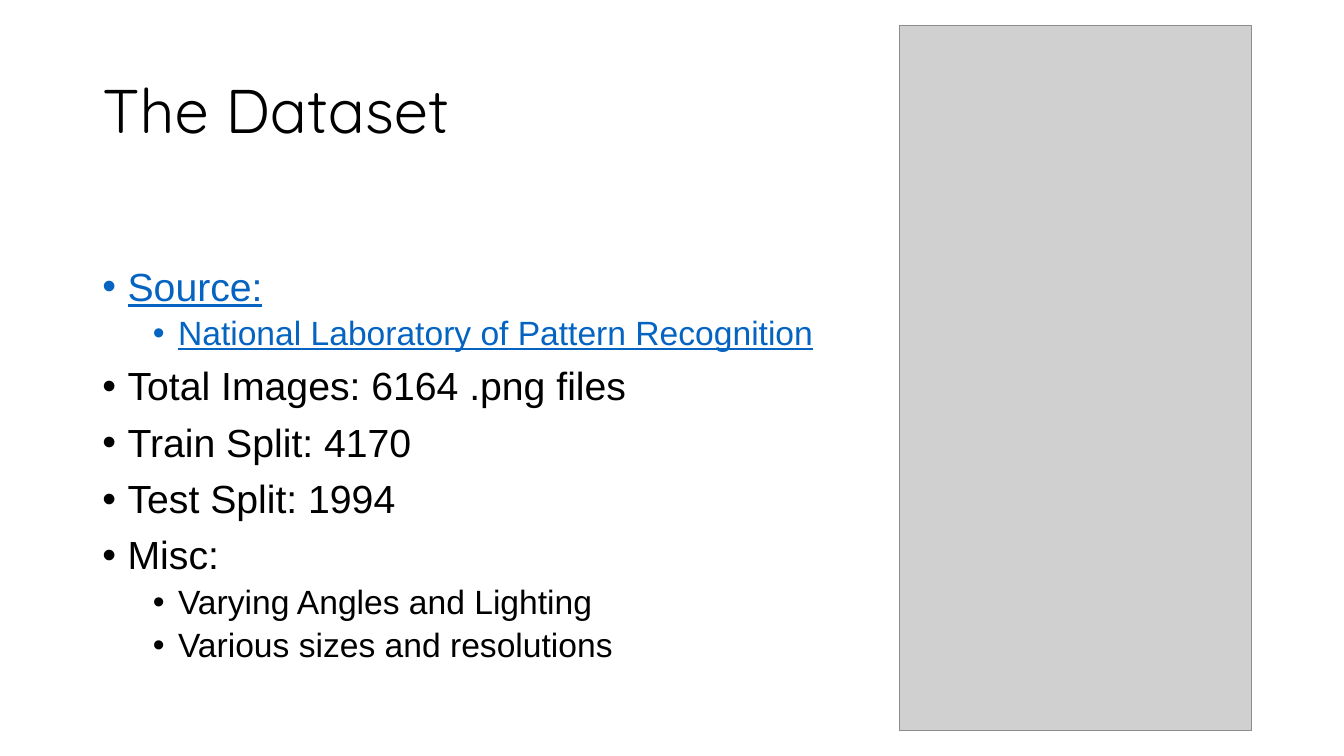
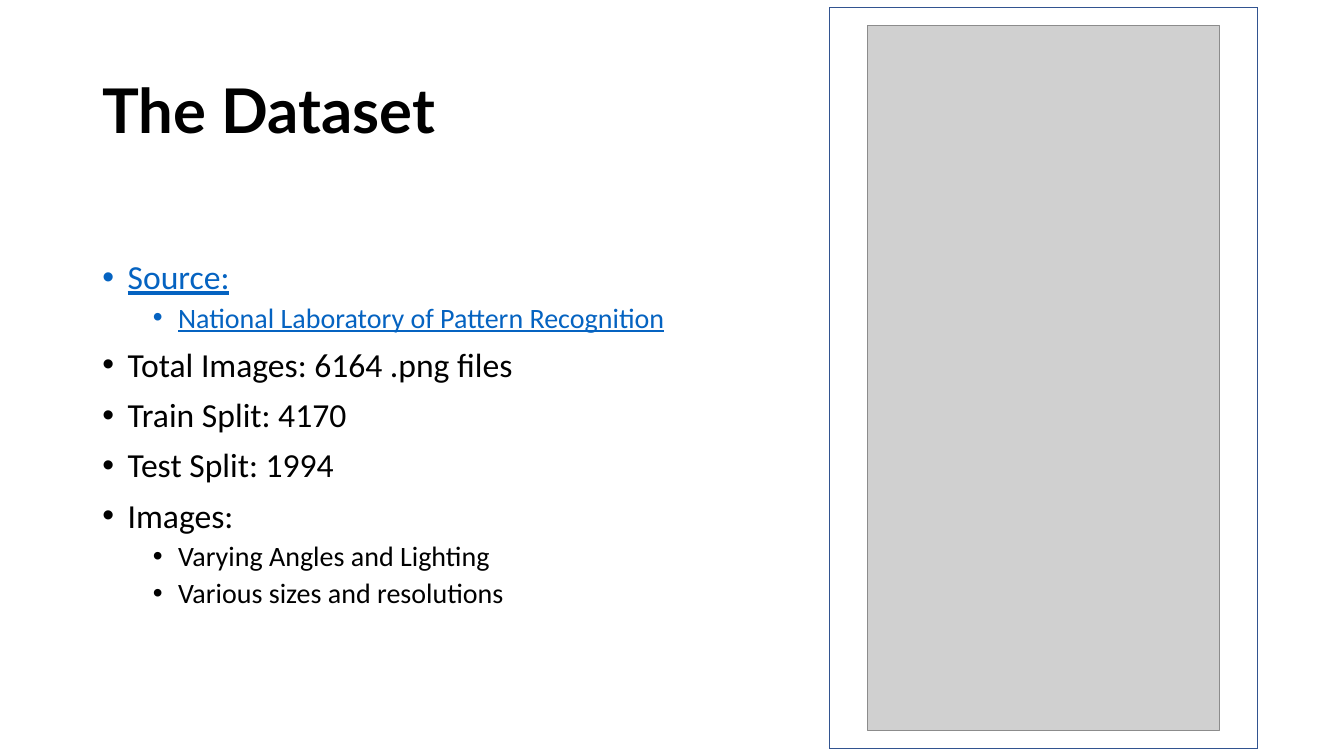
Before and after one commit to samuelnojadera/china-traffic-sign-classification, a slide deck: slide 2 of presentation.pptx. Drawn at 1344x756 pixels with LibreOffice and Linux fonts; fonts in the diff are those of the drawing; grey boxes stand for pictures. Boxes give left, top, right and bottom in pixels: in the first picture for what was removed or moved away, otherwise in the second. Text is boxed around its words. In the diff, an @@ line names an element or a change of style, - is before the commit and + after.

Commit message:
Updated CNN, Presentation, Added Viz

```diff
--- a/presentation.pptx
+++ b/presentation.pptx
@@ rectangle added at [830, 8, 1258, 749], outline #325491 1 pt @@
@@ picture: place and size @@
-picture at [899, 25, 1252, 730]
+picture at [868, 25, 1221, 730]
@@ title "The Dataset" at [102, 87, 435, 134]: font Quicksand to Lato, bold on @@
@@ text at [128, 267, 665, 604]: size 28 to 24 pt in "Source:", "Total Images: 6164 .png files", "Train Split: 4170", "Test Split: 1994"; font Arial to Calibri; size 24 to 20 pt in "National Laboratory of Pattern Recognition", "Varying Angles and Lighting", "Various sizes and resolutions" @@
@@ text at [128, 506, 234, 534]: text changed; size 28 to 24 pt; font Arial to Calibri @@
-• Misc:
+• Images:
```
Also in this commit, not shown: 10 slides added, 5 slides removed, 10 other files.
